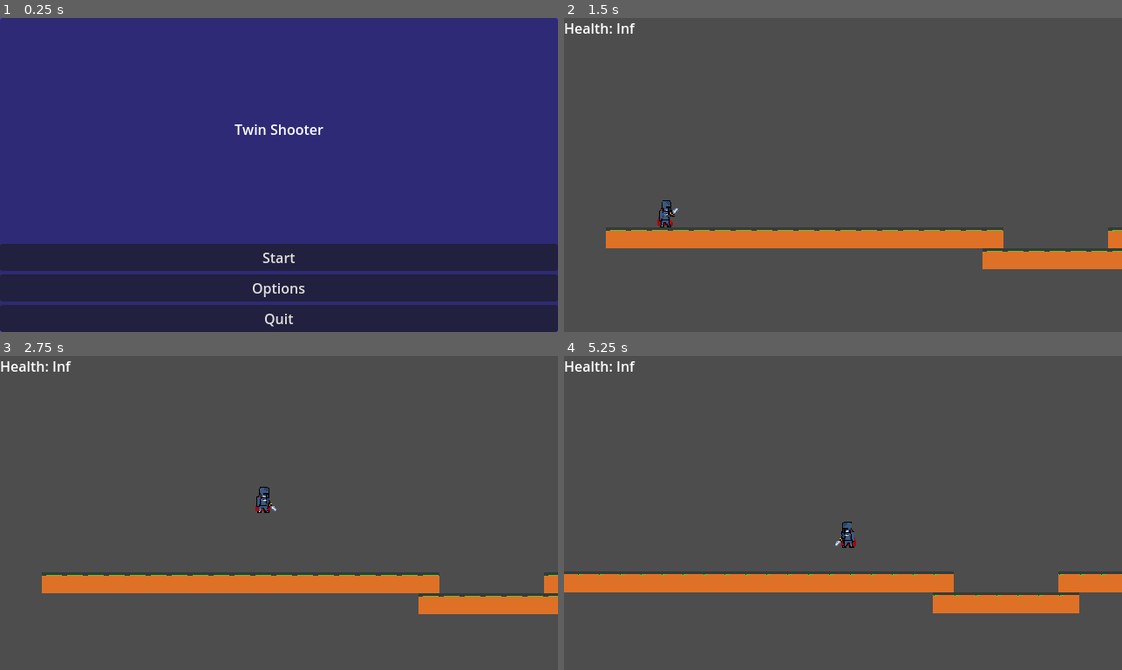
Above: before the commit, frames 1-4 (two rows, left to right).
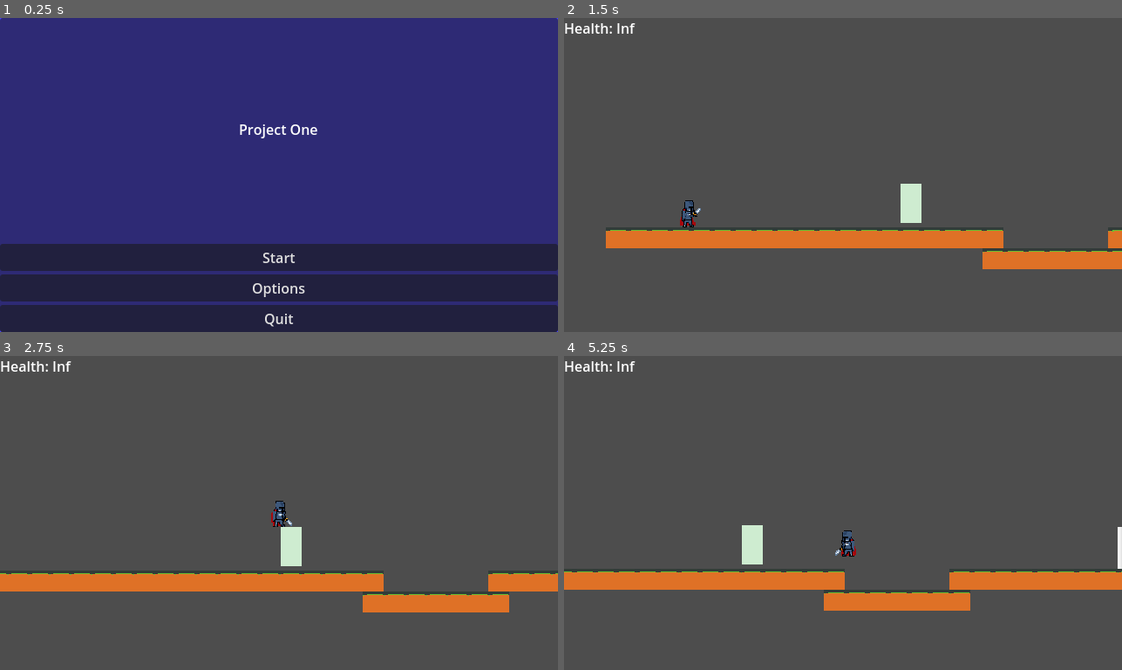
Above: after the commit, the same moments.

Repository: mciaravino/project-one-2d-platformer
Game: Godot game, scene res://ui/main_menu/main_menu.tscn
The game is run twice, just before and just after one commit, with the same random seed, the same clock (stepped at 60 frames per second) and the same inputs.
Inputs (mouse positions are in pixels of both pictures, inside the frame that each line leads up to):
- Up to frame 1 (0.25 s): no input
- Up to frame 2 (1.5 s): click "Start" at 0.5 s; tap Enter at 1.25 s; move the mouse to (965, 159) at 1.27 s; hold D (move_right) from 1.28 s (still down); click (965, 159) at 1.35 s
- Up to frame 3 (2.75 s): keep holding D (move_right); tap Space (jump) at 1.52, 1.55, 1.82, 2.1, 2.27, 2.57 s; move the mouse to (167, 528) at 2.02 s; click (167, 528) at 2.3 s
- Up to frame 4 (5.25 s): move the mouse to (898, 443) at 2.77 s; release D (move_right) at 2.78 s; hold A (move_left) 2.78-3.53 s; click (898, 443) at 2.85 s; tap Space (jump) at 3.05, 3.77, 4.07, 4.52, 4.55, 4.82, 5.1 s; move the mouse to (815, 575) at 3.52 s; hold D (move_right) 3.53-5.03 s; tap E (interact) at 3.6 s; click (815, 575) at 3.8 s; move the mouse to (1010, 560) at 4.27 s; click (1010, 560) at 4.35 s; move the mouse to (675, 465) at 5.02 s; hold A (move_left) from 5.03 s (still down)

The runs differ from the first frame. In frame 1, 0.3% of the frame differs, in the area x 42-58%, y 33-39%; in frame 2, 0.9%; in frame 3, 5.4%; in frame 4, 7.5%, in the area x 0-100%, y 52-82%.

Commit message:
Added sound effect to sword attack

Diff:
--- a/actors/doors/unlocked_door/unlocked_door.tscn
+++ b/actors/doors/unlocked_door/unlocked_door.tscn
@@ -14,6 +14,8 @@
 size = Vector2(32, 64)
 
 [node name="UnlockedDoor" type="Area2D"]
+collision_layer = 64
+collision_mask = 2
 script = ExtResource("1_30j0f")
 
 [node name="Sprite2D" type="Sprite2D" parent="."]
--- /dev/null
+++ b/actors/enemy/flame_enemy/testEnemy.tscn
@@ -0,0 +1,20 @@
+[gd_scene load_steps=3 format=3 uid="uid://btaetfkyd3nif"]
+
+[ext_resource type="Script" uid="uid://ds3u6dbca0oyg" path="res://actors/enemy/flame_enemy/test_enemy.gd" id="1_jtvko"]
+
+[sub_resource type="RectangleShape2D" id="RectangleShape2D_qb6ks"]
+size = Vector2(31, 59)
+
+[node name="TestEnemy" type="CharacterBody2D"]
+collision_layer = 4
+collision_mask = 11
+script = ExtResource("1_jtvko")
+
+[node name="CollisionShape2D" type="CollisionShape2D" parent="."]
+position = Vector2(16.5, 30.5)
+shape = SubResource("RectangleShape2D_qb6ks")
+
+[node name="ColorRect" type="ColorRect" parent="."]
+offset_right = 32.0
+offset_bottom = 60.0
+color = Color(0.809564, 0.92379, 0.814373, 1)
--- /dev/null
+++ b/actors/enemy/flame_enemy/test_enemy.gd
@@ -0,0 +1,4 @@
+extends CharacterBody2D
+
+func take_damage(amount: int) -> void:
+	print("EnemyDummy took damage:", amount)
--- a/actors/player/player.gd
+++ b/actors/player/player.gd
@@ -6,6 +6,19 @@
 
 @export var coyote_time := 0.12
 @export var jump_buffer_time := 0.12
+
+@export var attack_hit_start := 0.05
+@export var attack_hit_end := 0.20
+
+var attack_time := 0.0
+
+@onready var hitbox: Area2D = $AttackHitBox
+@onready var hitshape: CollisionShape2D = $AttackHitBox/CollisionShape2D
+@onready var sfx_attack: AudioStreamPlayer2D = $SfxAttack
+
+var attack_sfx_played := false
+@export var attack_sfx_frame := 0  # pick the frame index you want the whoosh on (0-based)
+
 
 var gravity := 0.0
 var coyote_timer := 0.0
@@ -16,8 +29,12 @@
 
 @onready var anim: AnimatedSprite2D = $AnimatedSprite2D
 
+
 func _ready() -> void:
 	gravity = ProjectSettings.get_setting("physics/2d/default_gravity") as float
+	hitbox.monitoring = true
+
+	hitshape.disabled = true
 
 	# Your art faces left by default, so "right" is flip_h = true.
 	facing = 1
@@ -26,16 +43,35 @@
 
 	# End attack lock when the animation finishes.
 	anim.animation_finished.connect(_on_anim_finished)
+	# Script-based signal connect
+	hitbox.body_entered.connect(_on_attack_hitbox_body_entered)
+	print("Hitbox connected:", hitbox.body_entered.is_connected(_on_attack_hitbox_body_entered))
+	anim.frame_changed.connect(_on_anim_frame_changed)
+
+
 
 func _on_anim_finished() -> void:
 	if anim.animation == "attack":
 		attacking = false
+		attack_sfx_played = false
+		hitshape.disabled = true
+
 
 func _physics_process(delta: float) -> void:
 	# --- Attack input (priority) ---
 	if Input.is_action_just_pressed("attack") and not attacking:
 		attacking = true
+		attack_time = 0.0
+		attack_sfx_played = false   # <-- add this
+		hitshape.disabled = true
 		anim.play("attack")
+		var fc := anim.sprite_frames.get_frame_count("attack")
+		if fc <= 1:
+			attack_sfx_played = true
+			if sfx_attack.playing:
+				sfx_attack.stop()
+			sfx_attack.play()
+
 
 	# --- Timers ---
 	if is_on_floor():
@@ -43,7 +79,7 @@
 	else:
 		coyote_timer -= delta
 
-	jump_buffer_timer -= delta
+	jump_buffer_timer = maxf(jump_buffer_timer - delta, 0.0)
 
 	# --- Gravity ---
 	if not is_on_floor():
@@ -56,18 +92,21 @@
 		jump_buffer_timer = jump_buffer_time
 
 	# --- Jump execution ---
-	if jump_buffer_timer > 0.0 and coyote_timer > 0.0 and not attacking:
+	if jump_buffer_timer > 0.0 and coyote_timer > 0.0:
 		velocity.y = jump_velocity
 		jump_buffer_timer = 0.0
 		coyote_timer = 0.0
 
-	# --- Horizontal movement ---
-	var dir := 0.0 if attacking else Input.get_axis("move_left", "move_right")
+# --- Horizontal movement (allow during attack) ---
+	var dir := Input.get_axis("move_left", "move_right")
 	velocity.x = dir * speed
+
 
 	# --- Facing (only update when moving) ---
 	if dir != 0.0:
 		facing = 1 if dir > 0.0 else -1
+
+	hitbox.position.x = absf(hitbox.position.x) * facing
 
 	# Art faces left by default => right is flip_h=true, left is flip_h=false
 	anim.flip_h = (facing == 1)
@@ -86,3 +125,37 @@
 		else:
 			if anim.animation != "idle":
 				anim.play("idle")
+
+	if attacking:
+		attack_time += delta
+		hitshape.disabled = not (
+			attack_time >= attack_hit_start and
+			attack_time <= attack_hit_end
+		)
+
+func _on_attack_hitbox_body_entered(body: Node) -> void:
+	# Only register hits during the active frames
+	if not attacking:
+		return
+	if hitshape.disabled:
+		return
+
+	# Debug proof
+	print("HIT:", body.name)
+
+	# Damage hook (enemy implements this)
+	if body.has_method("take_damage"):
+		body.take_damage(1)
+
+	print("HIT:", body.name)
+
+func _on_anim_frame_changed() -> void:
+	if anim.animation != "attack":
+		return
+	if attack_sfx_played:
+		return
+	if anim.frame >= attack_sfx_frame:
+		attack_sfx_played = true
+		if sfx_attack.playing:
+			sfx_attack.stop()
+		sfx_attack.play()
--- a/actors/player/player.tscn
+++ b/actors/player/player.tscn
@@ -1,7 +1,8 @@
-[gd_scene load_steps=11 format=3 uid="uid://dkj7mbqg06gaf"]
+[gd_scene load_steps=13 format=3 uid="uid://dkj7mbqg06gaf"]
 
 [ext_resource type="Script" uid="uid://b7qnfumevl21k" path="res://actors/player/player.gd" id="1_oul6g"]
 [ext_resource type="Texture2D" uid="uid://b3pkg476kyrk6" path="res://art/player1/player_strip.png" id="2_ilk7j"]
+[ext_resource type="AudioStream" uid="uid://mile775xiehk" path="res://audio/sfx/player_attack.wav" id="3_ax26v"]
 
 [sub_resource type="CapsuleShape2D" id="CapsuleShape2D_vn7o3"]
 height = 40.0
@@ -66,7 +67,13 @@
 "speed": 5.0
 }]
 
+[sub_resource type="CapsuleShape2D" id="CapsuleShape2D_ilk7j"]
+radius = 2.79361
+height = 14.4105
+
 [node name="Player" type="CharacterBody2D"]
+collision_layer = 66
+collision_mask = 21
 script = ExtResource("1_oul6g")
 
 [node name="Camera2D" type="Camera2D" parent="."]
@@ -81,3 +88,16 @@
 sprite_frames = SubResource("SpriteFrames_388e2")
 animation = &"attack"
 flip_h = true
+
+[node name="AttackHitBox" type="Area2D" parent="."]
+collision_layer = 8
+collision_mask = 4
+
+[node name="CollisionShape2D" type="CollisionShape2D" parent="AttackHitBox"]
+position = Vector2(16, 2)
+rotation = -2.51327
+shape = SubResource("CapsuleShape2D_ilk7j")
+
+[node name="SfxAttack" type="AudioStreamPlayer2D" parent="."]
+stream = ExtResource("3_ax26v")
+bus = &"SFX"
--- /dev/null
+++ b/default_bus_layout.tres
@@ -0,0 +1,15 @@
+[gd_resource type="AudioBusLayout" format=3 uid="uid://durkg5p0wqhuv"]
+
+[resource]
+bus/1/name = &"Music"
+bus/1/solo = false
+bus/1/mute = false
+bus/1/bypass_fx = false
+bus/1/volume_db = 0.0
+bus/1/send = &"Master"
+bus/2/name = &"SFX"
+bus/2/solo = false
+bus/2/mute = false
+bus/2/bypass_fx = false
+bus/2/volume_db = 0.0
+bus/2/send = &"Master"
--- a/levels/level_01/level_01.tscn
+++ b/levels/level_01/level_01.tscn
@@ -6,6 +6,7 @@
 [ext_resource type="PackedScene" uid="uid://tfx45ar6w5xg" path="res://ui/hud/hud.tscn" id="3_gg43x"]
 [ext_resource type="PackedScene" uid="uid://cdpw5v5gdu6ko" path="res://ui/pause_handler/pause_handler.tscn" id="5_71kry"]
 [ext_resource type="PackedScene" uid="uid://cm3f1m1ejdfos" path="res://ui/pause_menu/pause_menu.tscn" id="6_aqob7"]
+[ext_resource type="PackedScene" uid="uid://btaetfkyd3nif" path="res://actors/enemy/flame_enemy/testEnemy.tscn" id="7_aqob7"]
 
 [node name="Level01" type="Node2D"]
 script = ExtResource("1_81a5f")
@@ -26,3 +27,6 @@
 [node name="TileMapLayer" type="TileMapLayer" parent="."]
 tile_map_data = PackedByteArray("AAAcAAEAAAAAAAAAAAAbAAEAAAAAAAAAAAAaAAEAAAAAAAAAAAAZAAEAAAAAAAAAAAAYAAEAAAAAAAAAAAAXAA …(480 unchanged characters)…
 tile_set = ExtResource("1_mckh2")
+
+[node name="TestEnemy" parent="." instance=ExtResource("7_aqob7")]
+position = Vector2(323, -35)
--- a/project.godot
+++ b/project.godot
@@ -59,6 +59,23 @@
 ]
 }
 
+[layer_names]
+
+2d_render/layer_1="World"
+2d_render/layer_2="Player"
+2d_render/layer_3="Enemy"
+2d_render/layer_4="PlayerAttack"
+2d_render/layer_5="EnemyAttack"
+2d_render/layer_6="Pickups"
+2d_render/layer_7="Triggers"
+2d_physics/layer_1="World"
+2d_physics/layer_2="Player"
+2d_physics/layer_3="Enemy"
+2d_physics/layer_4="PlayerAttack"
+2d_physics/layer_5="EnemyAttack"
+2d_physics/layer_6="Pickups"
+2d_physics/layer_7="Triggers"
+
 [physics]
 
 2d/default_gravity=3600.0
--- a/ui/main_menu/main_menu.tscn
+++ b/ui/main_menu/main_menu.tscn
@@ -38,7 +38,7 @@
 
 [node name="GameTitle" type="Label" parent="PanelContainer/VBoxContainer"]
 layout_mode = 2
-text = "Twin Shooter"
+text = "Project One"
 horizontal_alignment = 1
 
 [node name="SpacerLower" type="Control" parent="PanelContainer/VBoxContainer"]
Not shown, added: actors/enemy/flame_enemy/test_enemy.gd.uid
Not shown, added: audio/sfx/audio_sources.txt
Not shown, added: audio/sfx/player_attack.wav.import
Not shown: 1 places in levels/level_01/level_01.tscn that only renumber resources
Not shown, added: audio/sfx/player_attack.wav
